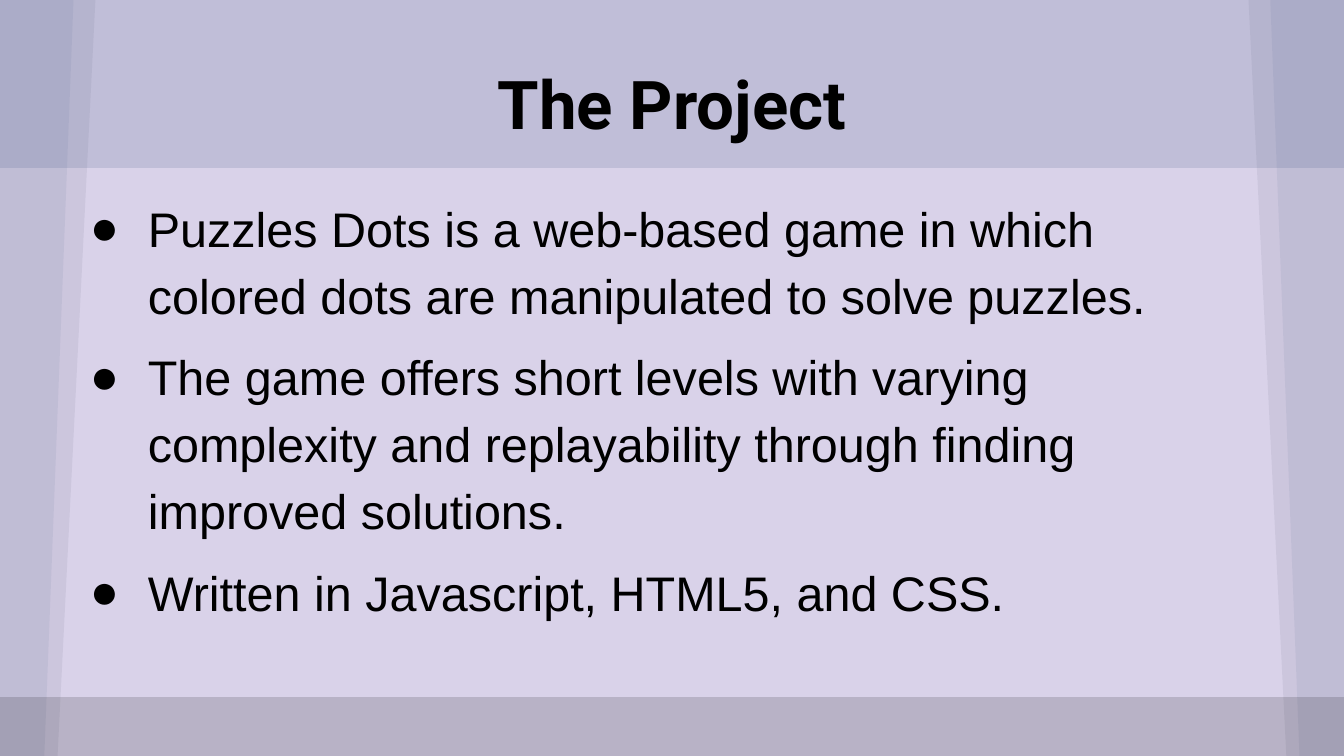
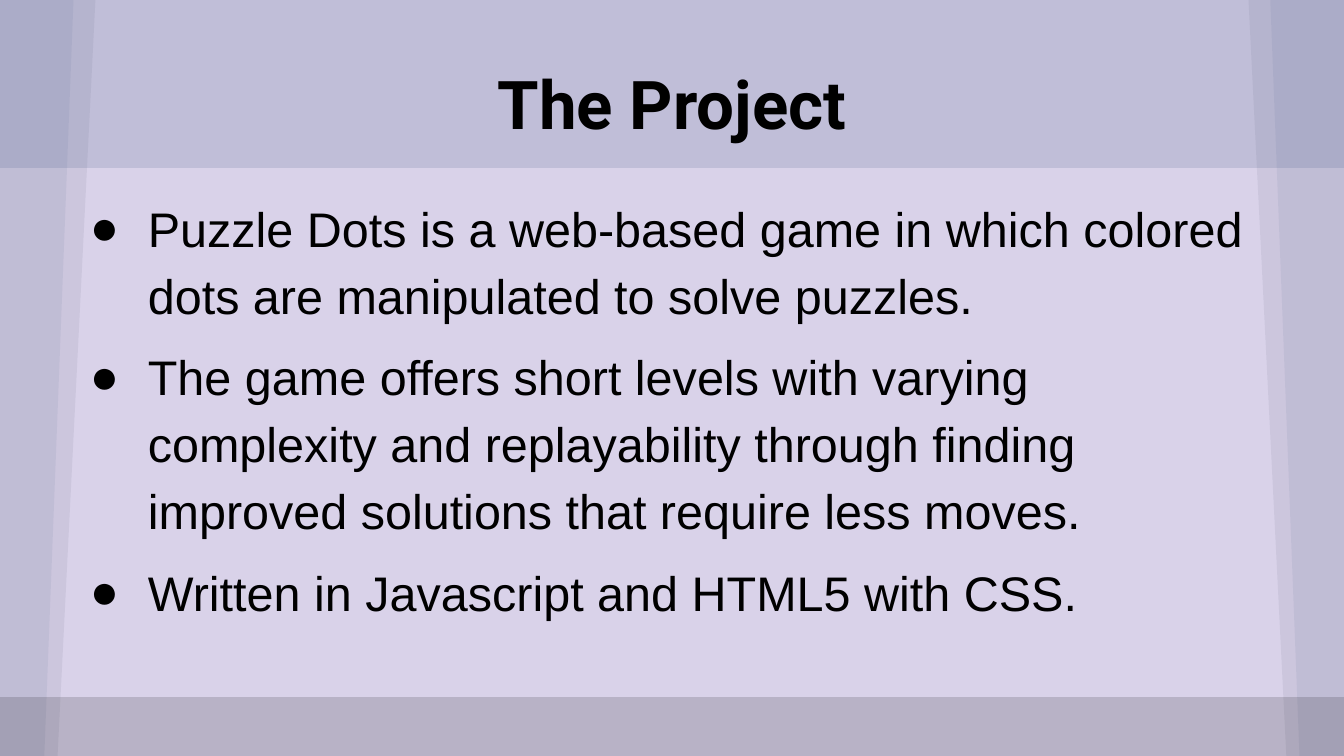
Before and after one commit to JeffreyBPetersen/Llama-Food-Puzzle-Game, a slide deck: slide 2 of docs/CS115 Final Presentation.pptx. Drawn at 1344x756 pixels with LibreOffice and Linux fonts; fonts in the diff are those of the drawing. Boxes give left, top, right and bottom in pixels: in the first picture for what was removed or moved away, otherwise in the second. Text is boxed around its words. In the diff, an @@ line names an element or a change of style, - is before the commit and + after.

Commit message:
Corrected game details in final presentation

```diff
--- a/docs/CS115 Final Presentation.pptx
+++ b/docs/CS115 Final Presentation.pptx
@@ text at [148,212,1242,621]: text changed @@
-● Puzzles Dots is a web-based game in which colored dots are manipulated to solve puzzles.
-● The game offers short levels with varying complexity and replayability through finding improved solutions.
-● Written in Javascript, HTML5, and CSS.
+● Puzzle Dots is a web-based game in which colored dots are manipulated to solve puzzles.
+● The game offers short levels with varying complexity and replayability through finding improved solutions that require less moves.
+● Written in Javascript and HTML5 with CSS.
```
Also in this commit, not shown: 1 other slide changed, 1 other file.
